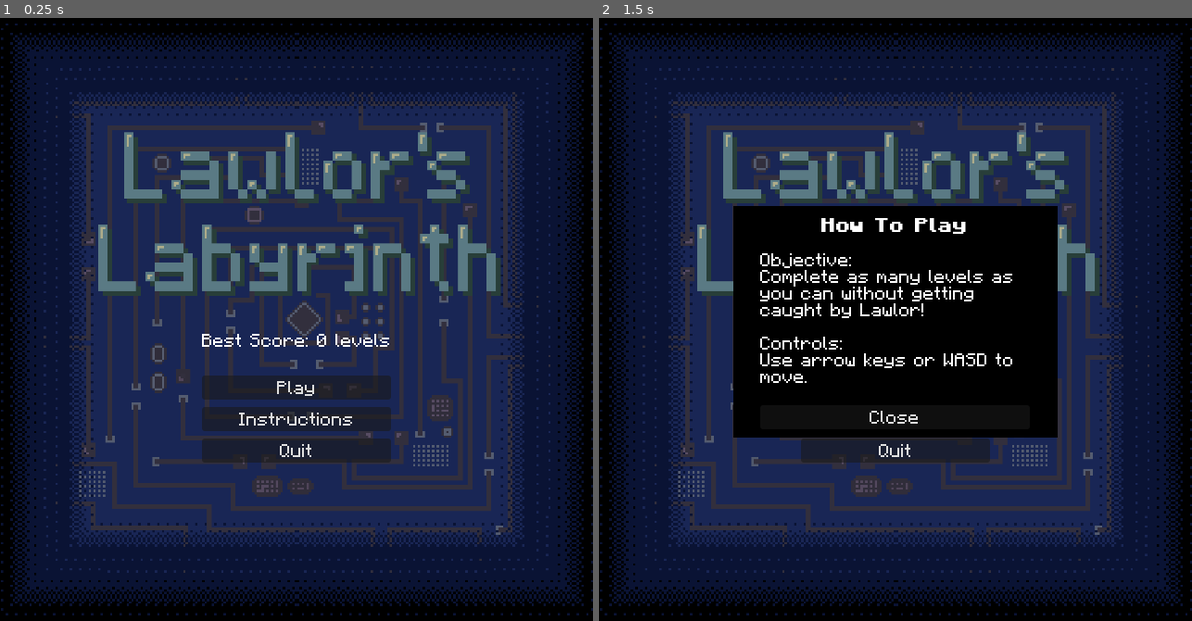
Above: before the commit, frames 1-2 (left to right).
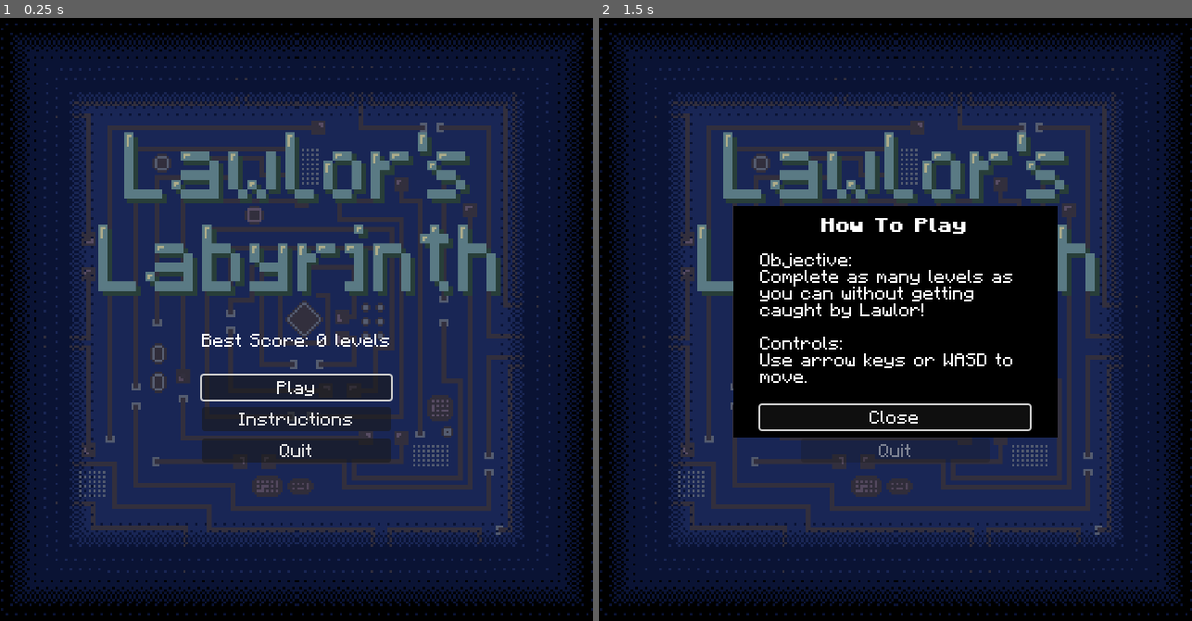
Above: after the commit, the same moments.

Repository: gkim14/CS471_LawlorsLabyrinth
Game: Godot game, scene res://scenes/StartScreen.tscn
Same seed, same stepped clock (60 frames per second), same inputs: the game is played once before the commit and once after it.
Inputs (mouse positions are in pixels of both pictures, inside the frame that each line leads up to):
- Up to frame 1 (0.25 s): no input
- Up to frame 2 (1.5 s): click "Instructions" at 0.5 s; click (895, 385) at 1.25 s, where only the run before the commit has a clickable "Play"

The runs differ from the first frame. In frame 1, 0.2% of the frame differs, in the area x 33-67%, y 58-64%; in frame 2, 0.3%, in the area x 26-73%, y 63-73%.

Commit message:
feat: add keyboard navigation to menus

Diff:
--- a/scenes/GameOver.tscn
+++ b/scenes/GameOver.tscn
@@ -78,10 +78,12 @@
 
 [node name="ResetButton" type="Button" parent="CenterContainer/VBoxContainer"]
 layout_mode = 2
+focus_neighbor_top = NodePath("../ExitButton")
 theme_override_fonts/font = ExtResource("3_vuicl")
 text = "Try Again"
 
 [node name="ExitButton" type="Button" parent="CenterContainer/VBoxContainer"]
 layout_mode = 2
+focus_neighbor_bottom = NodePath("../ResetButton")
 theme_override_fonts/font = ExtResource("3_vuicl")
 text = "Exit"
--- a/scenes/PauseMenu.tscn
+++ b/scenes/PauseMenu.tscn
@@ -46,6 +46,7 @@
 
 [node name="ResumeButton" type="Button" parent="CenterContainer/VBoxContainer"]
 layout_mode = 2
+focus_neighbor_top = NodePath("../ExitButton")
 theme_override_fonts/font = ExtResource("2_g4jo0")
 text = "Resume"
 
@@ -61,5 +62,6 @@
 
 [node name="ExitButton" type="Button" parent="CenterContainer/VBoxContainer"]
 layout_mode = 2
+focus_neighbor_bottom = NodePath("../ResumeButton")
 theme_override_fonts/font = ExtResource("2_g4jo0")
 text = "Exit"
--- a/scenes/StartScreen.tscn
+++ b/scenes/StartScreen.tscn
@@ -76,6 +76,7 @@
 
 [node name="PlayButton" type="Button" parent="CenterContainer/VBoxContainer"]
 layout_mode = 2
+focus_neighbor_top = NodePath("../QuitButton")
 theme_override_fonts/font = ExtResource("3_a0vbq")
 text = "Play"
 
@@ -87,5 +88,6 @@
 
 [node name="QuitButton" type="Button" parent="CenterContainer/VBoxContainer"]
 layout_mode = 2
+focus_neighbor_bottom = NodePath("../PlayButton")
 theme_override_fonts/font = ExtResource("3_a0vbq")
 text = "Quit"
--- a/scripts/game_over.gd
+++ b/scripts/game_over.gd
@@ -9,7 +9,8 @@
 		score_label.text = "Score: " + str(Global.curr_score) + " level\n"
 	else:
 		score_label.text = "Score: " + str(Global.curr_score) + " levels\n"
-	get_window().content_scale_size = Vector2i((Global.maze_size)*64,(Global.maze_size+1)*64)
+	get_window().content_scale_size = Vector2i(10*64,11*64)
+	reset_button.grab_focus()
 	reset_button.pressed.connect(on_reset)
 	exit_button.pressed.connect(on_exit_to_start)
 
@@ -25,5 +26,4 @@
 func on_exit_to_start():
 	get_tree().paused = false
 	Global.game_over = false
-	Global.maze_size = 10
 	get_tree().change_scene_to_file("res://scenes/StartScreen.tscn")
--- a/scripts/instructions_window.gd
+++ b/scripts/instructions_window.gd
@@ -1,9 +1,13 @@
 extends Control
+
+signal closed
 
 @onready var close_button = $CenterContainer/Panel/VBoxContainer/CloseButton
 
 func _ready():
+	close_button.grab_focus()
 	close_button.pressed.connect(on_close)
 
 func on_close():
+	emit_signal("closed")
 	queue_free()
--- a/scripts/lawlor.gd
+++ b/scripts/lawlor.gd
@@ -32,7 +32,6 @@
 func handle_game_over():
 	Global.game_over = true
 	get_tree().paused = true
-	Global.maze_size = 10
 
 	var game_over = preload("res://scenes/GameOver.tscn").instantiate()
 	if get_tree().current_scene.has_node("UI"):
--- a/scripts/main.gd
+++ b/scripts/main.gd
@@ -34,16 +34,33 @@
 	get_tree().paused = paused
 	pause_menu.visible = paused
 
+	if paused:
+		pause_menu.resume_button.grab_focus()
+
 func on_resume():
 	get_tree().paused = false
 	pause_menu.visible = false
 
 func on_instructions():
+	# Disable menu input while window is active
+	for button in $UI/PauseMenu/CenterContainer/VBoxContainer.get_children():
+		if button is Button:
+			button.disabled = true
+
 	var instructions = preload("res://scenes/InstructionsWindow.tscn").instantiate()
+	instructions.closed.connect(func(): close_instructions())
 	if get_tree().current_scene.has_node("UI"):
 		get_tree().current_scene.get_node("UI").add_child(instructions)
 	else:
 		get_tree().current_scene.add_child(instructions)
+
+func close_instructions():
+	# Enable menu input when window closes
+	for button in $UI/PauseMenu/CenterContainer/VBoxContainer.get_children():
+		if button is Button:
+			button.disabled = false
+
+	pause_menu.instructions_button.grab_focus()
 
 func on_restart():
 	get_tree().paused = false
@@ -58,5 +75,4 @@
 
 func on_exit_to_start():
 	get_tree().paused = false
-	Global.maze_size = 10
 	get_tree().change_scene_to_file("res://scenes/StartScreen.tscn")
--- a/scripts/start_screen.gd
+++ b/scripts/start_screen.gd
@@ -10,7 +10,8 @@
 		best_score.text = "Best Score: " + str(Global.best_score) + " level\n"
 	else:
 		best_score.text = "Best Score: " + str(Global.best_score) + " levels\n"
-	get_window().content_scale_size = Vector2i((Global.maze_size)*64,(Global.maze_size+1)*64)
+	get_window().content_scale_size = Vector2i(10*64,11*64)
+	play_button.grab_focus()
 	play_button.pressed.connect(on_play)
 	instructions_button.pressed.connect(on_instructions)
 	quit_button.pressed.connect(on_quit)
@@ -25,8 +26,22 @@
 	get_tree().change_scene_to_file("res://scenes/Main.tscn")
 
 func on_instructions():
+	# Disable menu input while window is active
+	for button in $CenterContainer/VBoxContainer.get_children():
+		if button is Button:
+			button.disabled = true
+
 	var instructions = preload("res://scenes/InstructionsWindow.tscn").instantiate()
+	instructions.closed.connect(func(): close_instructions())
 	get_tree().root.add_child(instructions)
+
+func close_instructions():
+	# Enable menu input when window closes
+	for button in $CenterContainer/VBoxContainer.get_children():
+		if button is Button:
+			button.disabled = false
+
+	instructions_button.grab_focus()
 
 func on_quit():
 	get_tree().quit()
